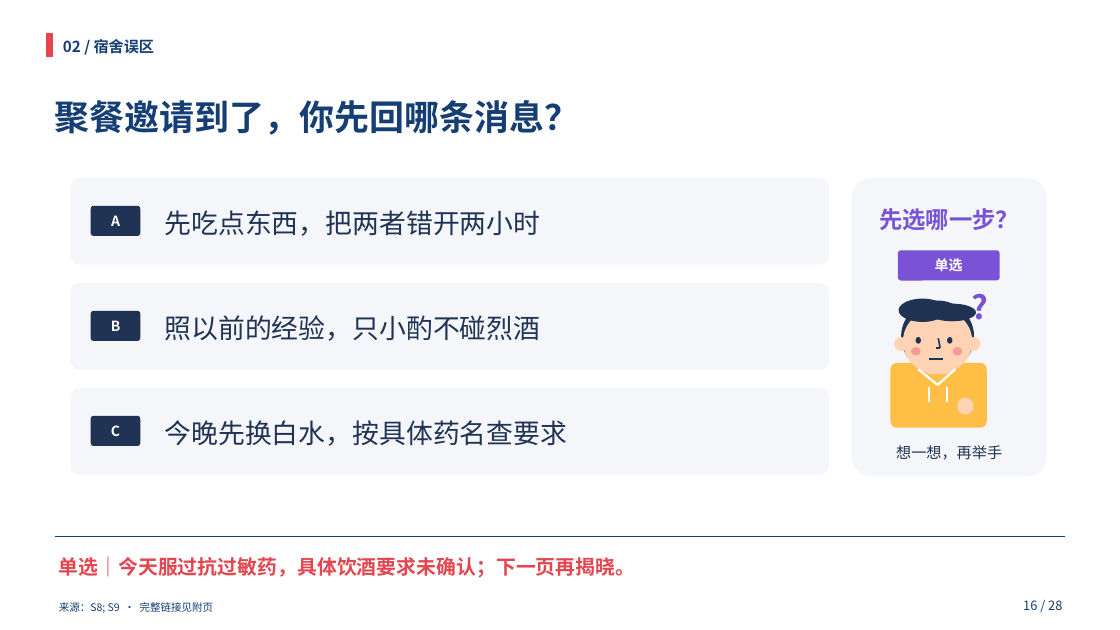
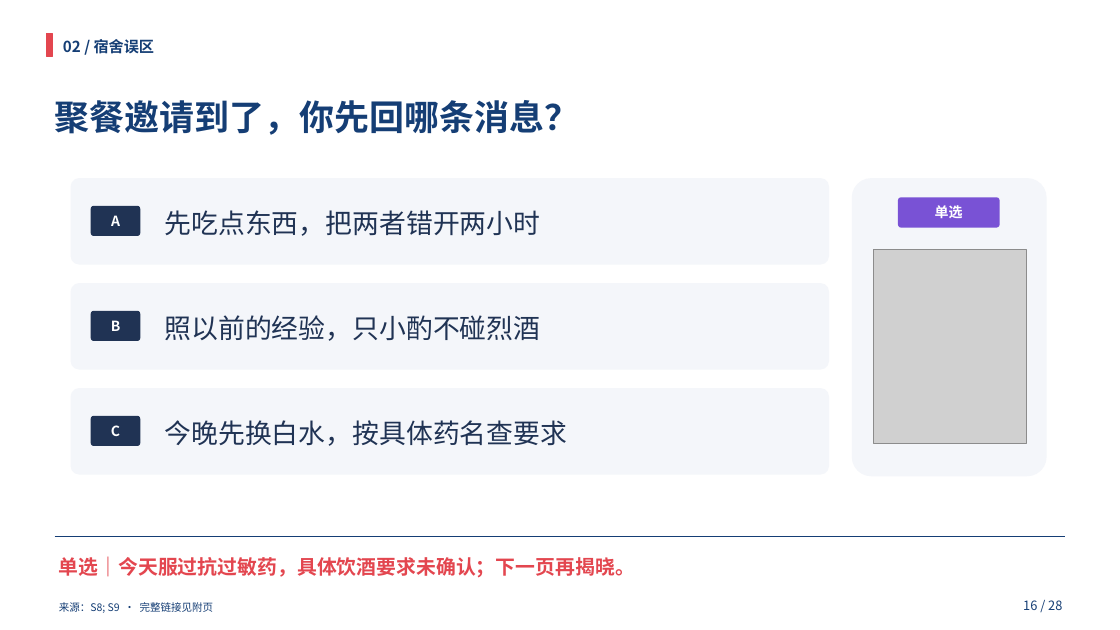
Before and after one commit to HOU-snowyfly/PPTbuilder, a slide deck: slide 16 of 交付文件/合理用药_双人35分钟.pptx. Drawn at 1120x630 pixels with LibreOffice and Linux fonts; fonts in the diff are those of the drawing; grey boxes stand for pictures. Boxes give left, top, right and bottom in pixels: in the first picture for what was removed or moved away, otherwise in the second. Text is boxed around its words. In the diff, an @@ line names an element or a change of style, - is before the commit and + after.

```diff
--- a/交付文件/合理用药_双人35分钟.pptx
+++ b/交付文件/合理用药_双人35分钟.pptx
@@ text removed at (879,208,1019,230) @@
-先选哪一步？
@@ rounded rectangle: place and size @@
-rounded rectangle at (898,250,1000,281)
+rounded rectangle at (898,197,1000,228)
@@ text "单选": place and size @@
-text "单选" at (935,258,963,271)
+text "单选" at (935,205,963,218)
@@ picture added at (874,250,1026,444) @@
@@ ellipse removed at (899,299,947,323) @@
@@ text removed at (972,291,996,319) @@
-?
@@ ellipse removed at (902,301,975,373) @@
@@ ellipse removed at (903,308,972,374) @@
@@ ellipse removed at (928,304,976,322) @@
@@ ellipse removed at (894,337,908,351) @@
@@ ellipse removed at (912,347,921,355) @@
@@ ellipse removed at (916,337,921,344) @@
@@ rounded rectangle removed at (928,356,948,375) @@
@@ line removed from (940, 348) to (937, 348) @@
@@ line removed from (939, 339) to (940, 348) @@
@@ ellipse removed at (948,337,953,344) @@
@@ ellipse removed at (953,347,962,355) @@
@@ ellipse removed at (967,337,981,351) @@
@@ rounded rectangle removed at (891,363,987,428) @@
@@ line removed from (918, 369) to (938, 385) @@
@@ line removed from (929, 360) to (943, 360) @@
@@ line removed from (929, 387) to (929, 402) @@
@@ line removed from (955, 369) to (938, 385) @@
@@ line removed from (948, 387) to (948, 402) @@
@@ ellipse removed at (957,397,974,414) @@
@@ text removed at (896,445,1002,460) @@
-想一想，再举手
```
Also in this commit, not shown: 11 other slides changed, 1 other file.
